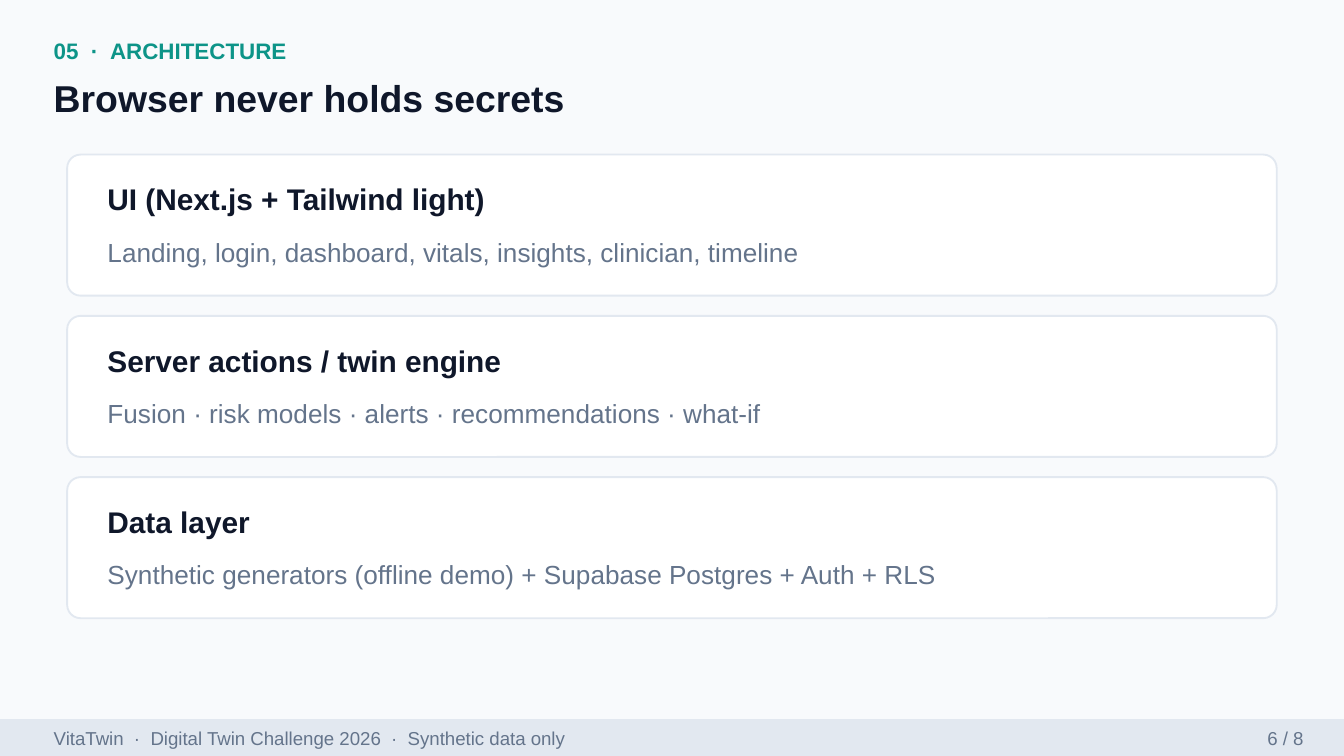
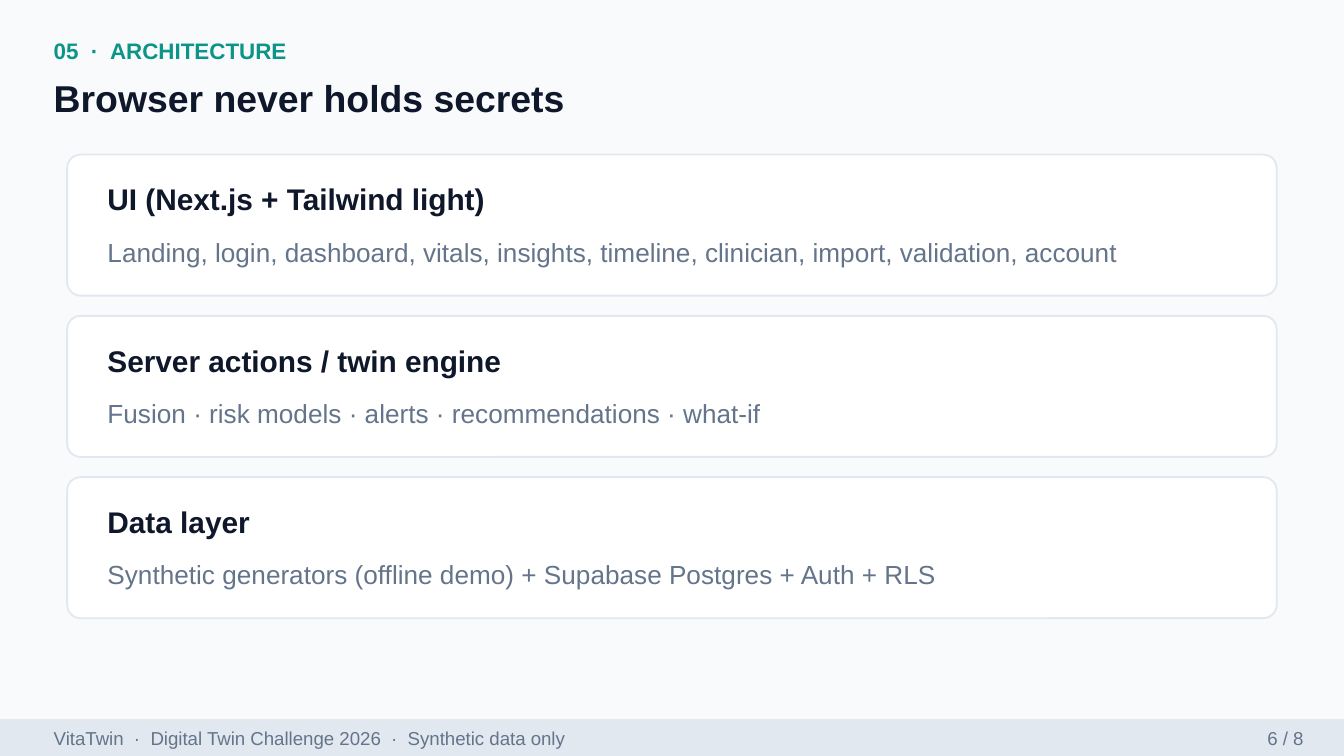
Before and after one commit to Pavan3030-pr/VitaTwin, a slide deck: slide 6 of docs/VitaTwin_Presentation.pptx. Drawn at 1344x756 pixels with LibreOffice and Linux fonts; fonts in the diff are those of the drawing. Boxes give left, top, right and bottom in pixels: in the first picture for what was removed or moved away, otherwise in the second. Text is boxed around its words. In the diff, an @@ line names an element or a change of style, - is before the commit and + after.

```diff
--- a/docs/VitaTwin_Presentation.pptx
+++ b/docs/VitaTwin_Presentation.pptx
@@ text at [107, 243, 1117, 268]: text changed @@
-Landing, login, dashboard, vitals, insights, clinician, timeline
+Landing, login, dashboard, vitals, insights, timeline, clinician, import, validation, account
```
Also in this commit, not shown: 5 other slides changed.
